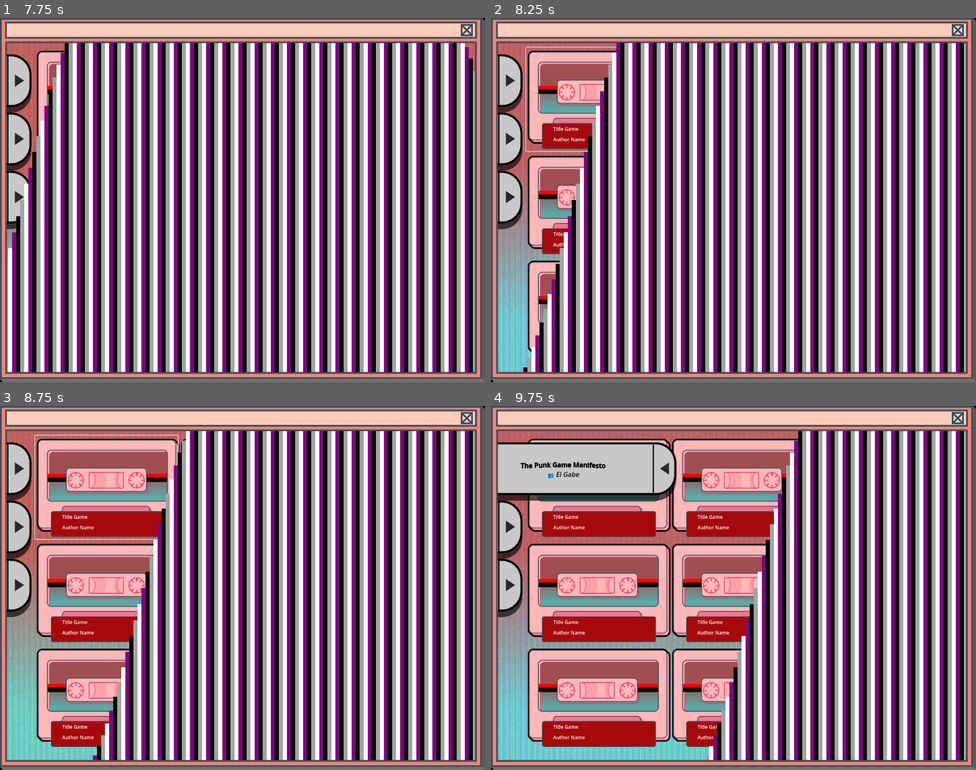
Above: before the commit, frames 1-4 (two rows, left to right).
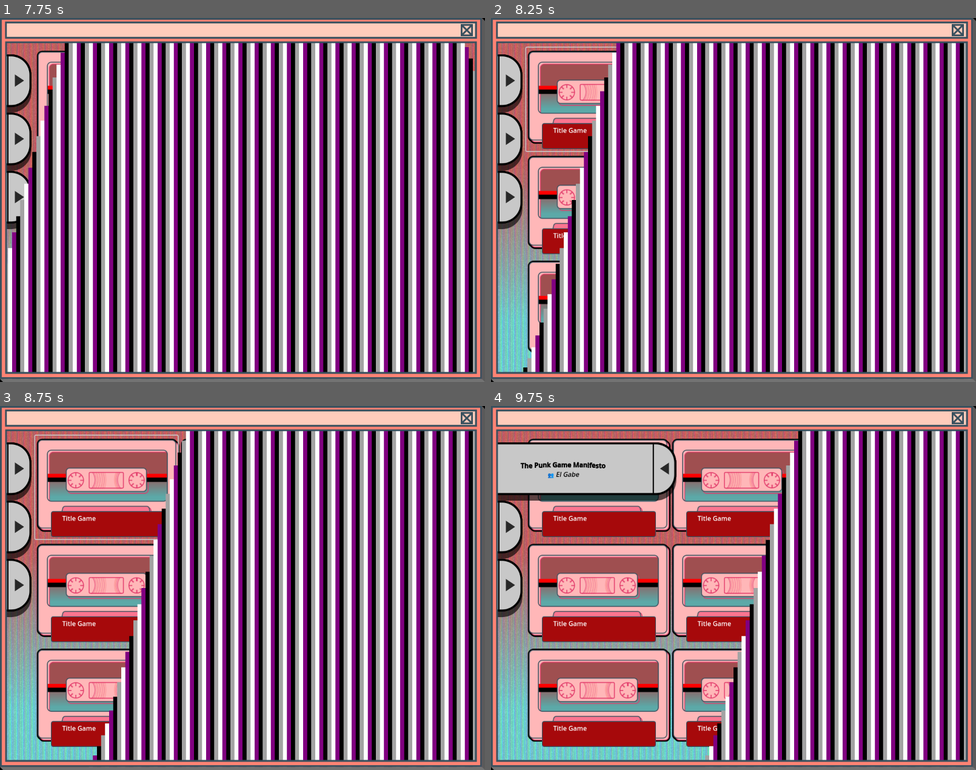
Above: after the commit, the same moments.

Repository: Falme/Mixtapes
Game: Godot game, scene res://Scenes/splash.tscn
The game is run twice, just before and just after one commit, with the same random seed, the same clock (stepped at 60 frames per second) and the same inputs.
Inputs (mouse positions are in pixels of both pictures, inside the frame that each line leads up to):
- Up to frame 1 (7.75 s): click (227, 28) at 0.5 s; click (227, 28) at 1.25 s; click (227, 28) at 2 s; move the mouse to (242, 352) at 2.77 s; move the mouse to (145, 218) at 3.52 s; move the mouse to (291, 119) at 4.27 s; move the mouse to (218, 272) at 5.02 s; move the mouse to (388, 254) at 5.77 s; move the mouse to (97, 145) at 6.52 s; click (227, 28) at 7.25 s
- Up to frame 2 (8.25 s): click (597, 98) at 8.02 s
- Up to frame 3 (8.75 s): no input
- Up to frame 4 (9.75 s): click (510, 467) at 8.77 s; click (718, 416) at 9.5 s

Frame 1 is identical in both runs. In frame 2, 0.2% of the frame differs, in the area x 12-20%, y 29-63%; in frame 3, 0.4%; in frame 4, 0.7%, in the area x 12-50%, y 29-92%.
Error in both runs: Attempt to call function 'get_as_text' in base 'null instance' on a null instance. (res://Scripts/Collection/tape_configuration.gd:12)

Commit message:
Updated Text in the Label Field node

Diff:
--- a/Prefabs/Collection/tape_game.tscn
+++ b/Prefabs/Collection/tape_game.tscn
@@ -72,25 +72,12 @@
 anchor_left = 0.1
 anchor_top = 0.1
 anchor_right = 0.966
-anchor_bottom = 0.5
-grow_horizontal = 2
-grow_vertical = 2
-theme_override_font_sizes/normal_font_size = 12
-bbcode_enabled = true
-text = "Title Game"
-
-[node name="AuthorGame" type="RichTextLabel" parent="TapeLabel"]
-layout_mode = 1
-anchors_preset = -1
-anchor_left = 0.1
-anchor_top = 0.5
-anchor_right = 0.966
 anchor_bottom = 0.9
 grow_horizontal = 2
 grow_vertical = 2
-theme_override_font_sizes/normal_font_size = 12
+theme_override_font_sizes/normal_font_size = 16
 bbcode_enabled = true
-text = "Author Name"
+text = "Title Game"
 
 [node name="ToGame" type="Button" parent="."]
 layout_mode = 1
--- a/Scripts/Collection/tape_configuration.gd
+++ b/Scripts/Collection/tape_configuration.gd
@@ -18,17 +18,14 @@
 	var gameBanner = infoArray[2].split(":")[1]
 	var gameExecutable = infoArray[3].split(":")[1]
 
-	_load_title(gameTitle)
-	_load_author(gameAuthor)
+	_load_label(gameTitle, gameAuthor)
 	_load_banner(gameBanner)
 	_load_executable(gameExecutable)
 
-func _load_title(_titleName):
-	$TapeLabel/TitleGame.text = _titleName
-	pass
-
-func _load_author(_authorName):
-	$TapeLabel/AuthorGame.text = "👥 "+_authorName
+func _load_label(_titleName, _authorName):
+	var label_text : String = _titleName+"\n"
+	label_text += "👥 "+_authorName
+	$TapeLabel/TitleGame.text = label_text
 	pass
 
 func _load_banner(_bannerName):
